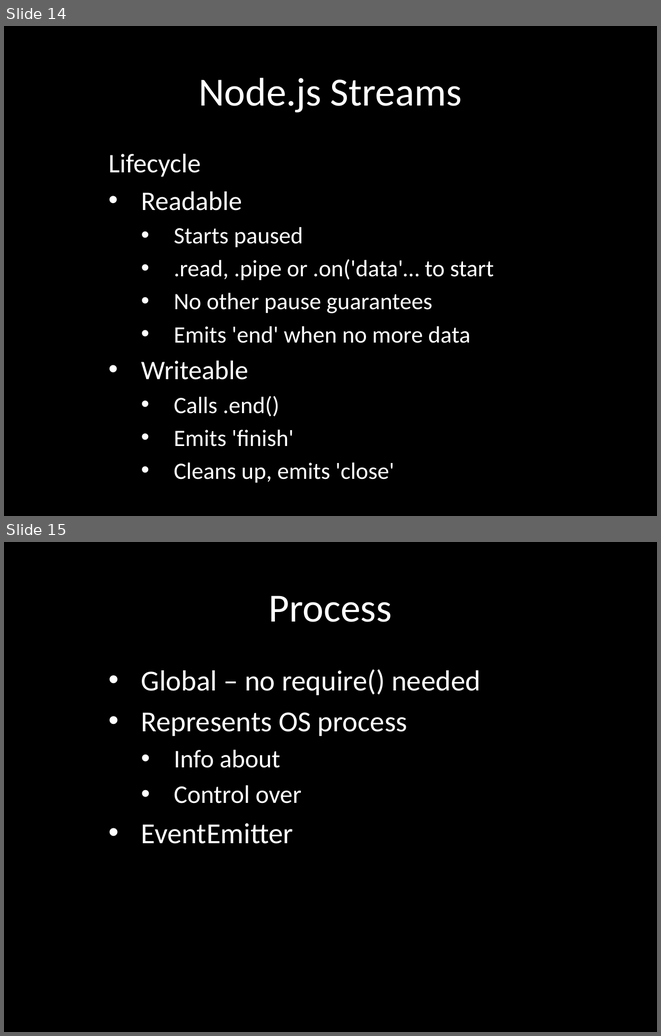
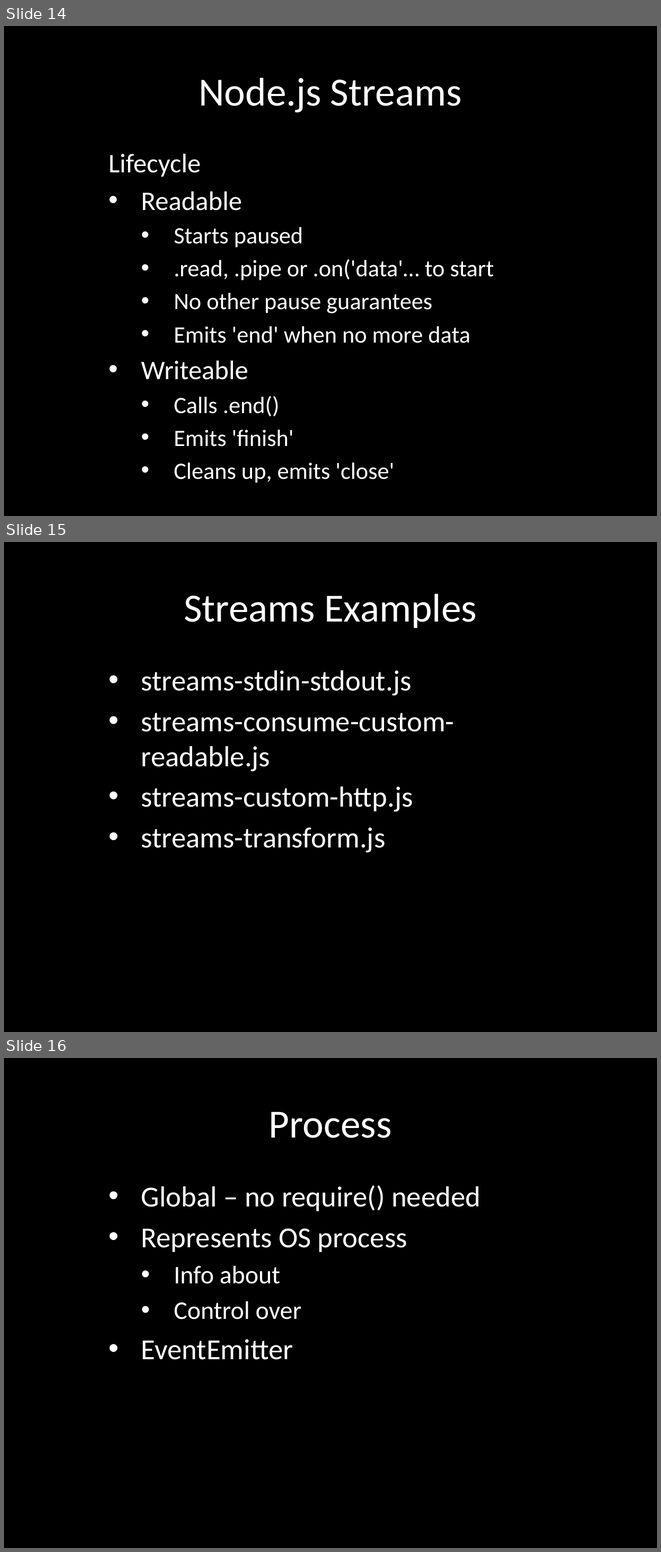
Before and after one commit to eliasjames/training-node, a slide deck: slides/Node Slides Day 2.pptx. Shown one above the other, each under a label of ours: slides 14 and 15 before the commit, slides 14, 15 and 16 after it. The pictures are 661x1036 and 661x1552 pixels, drawn with LibreOffice and Linux fonts; fonts in the diff are those of the drawing. Boxes give left, top, right and bottom in pixels: in the first picture for what was removed or moved away, otherwise in the second. Text is boxed around its words. In the diff, an @@ line names an element or a change of style, - is before the commit and + after.

```diff
--- a/slides/Node Slides Day 2.pptx
+++ b/slides/Node Slides Day 2.pptx
@@ slide 15 added at (x1=4, y1=542, x2=657, y2=1032), background #000000 @@
@@ title added at (x1=184, y1=593, x2=477, y2=628), 44 pt, text #FFFFFF @@
+Streams Examples
@@ subtitle added at (x1=141, y1=670, x2=454, y2=853), 32 pt, text #FFFFFF @@
+• streams-stdin-stdout.js
+• streams-consume-custom-readable.js
+• streams-custom-http.js
+• streams-transform.js
@@ what was slide 15 is now slide 16 @@
```
Also in this commit, not shown: 6 slides changed, 6 other slides added, 1 slide removed.
